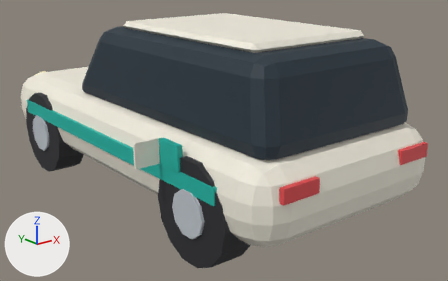
An edit to the glTF model public/models/hatchback.glb, drawn before and after from the same camera.
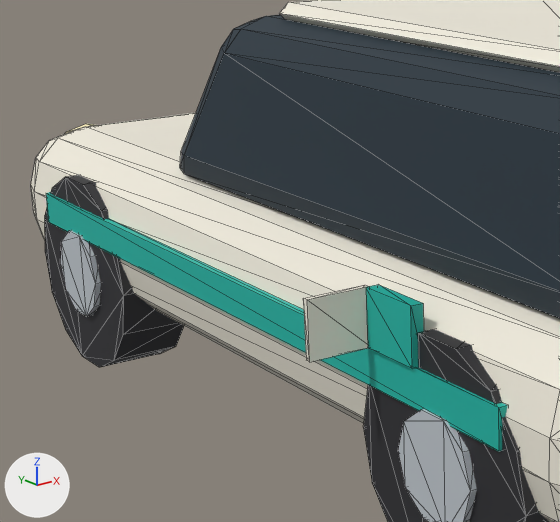
There are two pictures of each version: one whole from a 50 mm lens placed at (-3.07, -4.31, 2.07), pointed at (0.13, -0.3, 0.47), one close up on the part from 2% to 53% of the width and 7% to 84% of the height. The axes (+X, +Y, +Z) are drawn at lower left. The lights are the same throughout. The last two pictures show the newer version. The close-ups show mesh edges as thin lines. Where no turn or scale is listed for an object, it has been applied to the vertices. Vertices at exactly the same position are counted once.

The first close-up shows 'hatchback'.
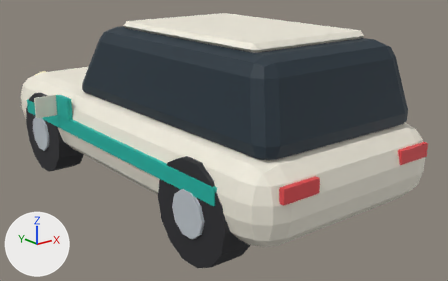
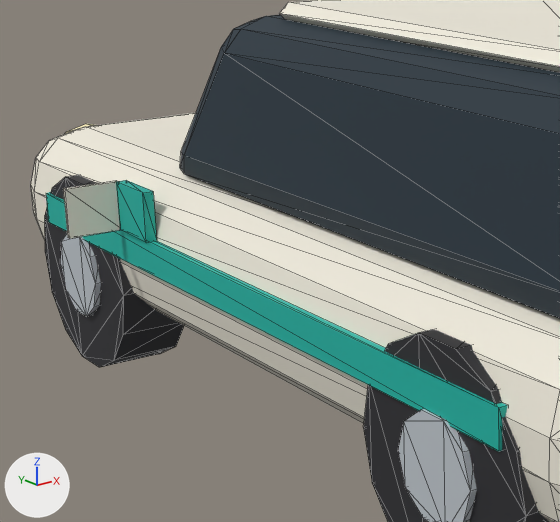
Changed parts and their boxes (x1, y1, x2, y2) in the close-ups (560 x 522 px; the box of a moved part takes in the faces that stretch with it):
part 1 of me_hatchback, moved or reshaped
    before: (366, 285, 424, 369)
    after: (116, 180, 157, 243)
part 2 of me_hatchback, moved or reshaped
    before: (303, 285, 369, 362)
    after: (63, 180, 120, 238)

What changed in the scene script:
```text
Change me_hatchback:
    where me_hatchback.from_pydata(...)  # 456 vertices, 836 faces; spans x -1.0..1.0, y -1.91..1.91, z -0.74..0.74
    used by ob_hatchback; location = (-0.095, 0.0, 0.752)
    me_hatchback part 1: the loose piece of 8 vertices spanning x -0.81..-0.77, y -1.11..-0.89, z -0.1..0.08 is moved by (0.0, 1.65, 0.0)
    me_hatchback part 2: the loose piece of 8 vertices spanning x -1.0..-0.8, y -0.89..-0.87, z -0.1..0.08 is moved by (0.0, 1.65, 0.0)
```
